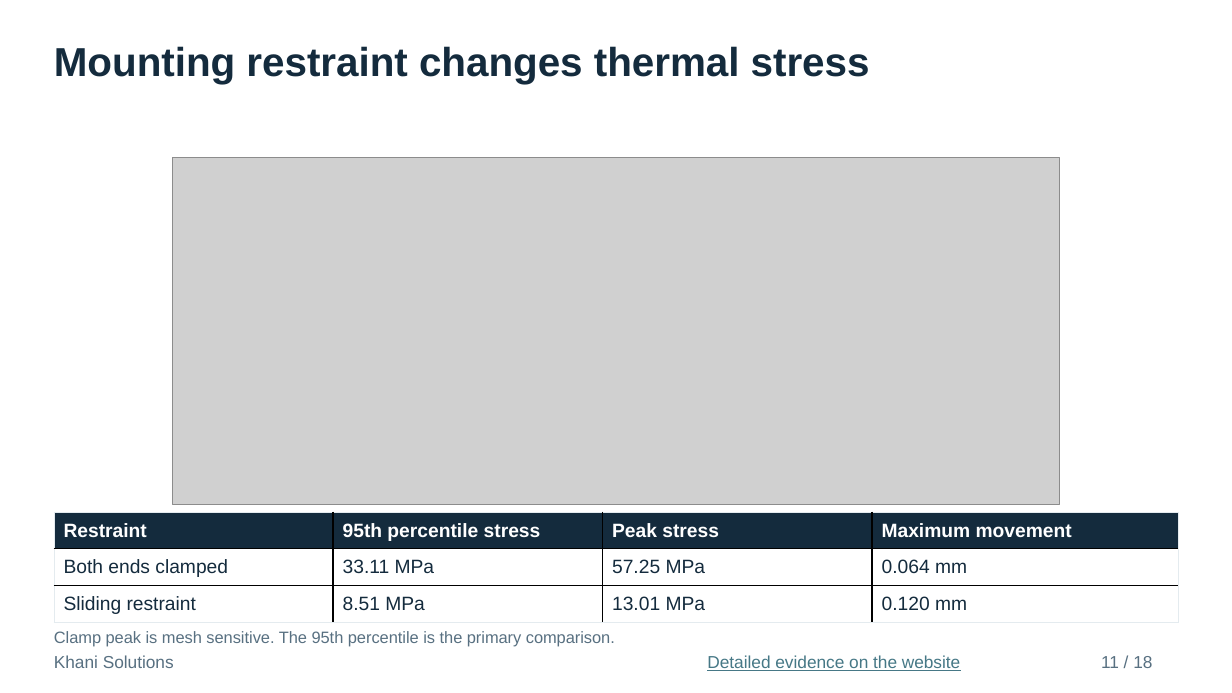
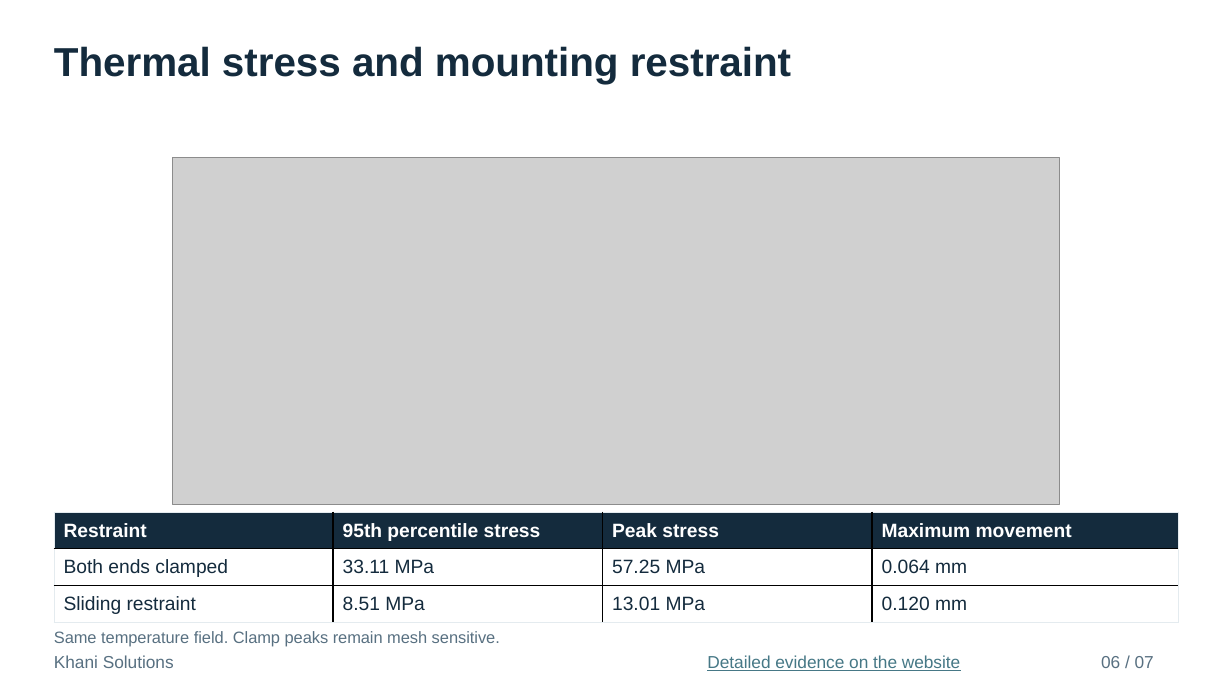
Before and after one commit to mrkhani88/khani-solutions-site, a slide deck: slide 6 of assets/studies/vast-haven-1/interview/Haven1_Thermal_Engineering_Interview.pptx (slide 11 before the commit). Drawn at 1232x693 pixels with LibreOffice and Linux fonts; fonts in the diff are those of the drawing; grey boxes stand for pictures. Boxes give left, top, right and bottom in pixels: in the first picture for what was removed or moved away, otherwise in the second. Text is boxed around its words. In the diff, an @@ line names an element or a change of style, - is before the commit and + after.

```diff
--- a/assets/studies/vast-haven-1/interview/Haven1_Thermal_Engineering_Interview.pptx
+++ b/assets/studies/vast-haven-1/interview/Haven1_Thermal_Engineering_Interview.pptx
@@ text at (54, 46, 791, 84): text changed @@
-Mounting restraint changes thermal stress
+Thermal stress and mounting restraint
@@ text at (54, 631, 500, 647): text changed @@
-Clamp peak is mesh sensitive. The 95th percentile is the primary comparison.
+Same temperature field. Clamp peaks remain mesh sensitive.
@@ text at (1101, 656, 1154, 668): text changed @@
-11 / 18
+06 / 07
```
Also in this commit, not shown: 5 other slides changed, 1 slide added, 12 slides removed, 4 other files.
